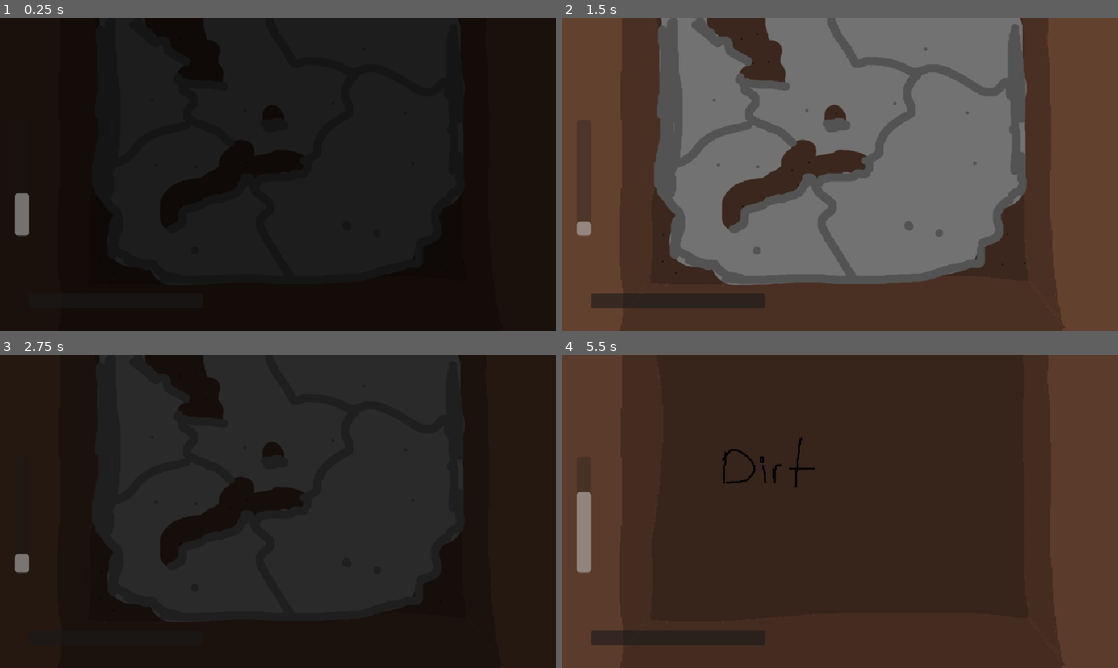
Above: before the commit, frames 1-4 (two rows, left to right).
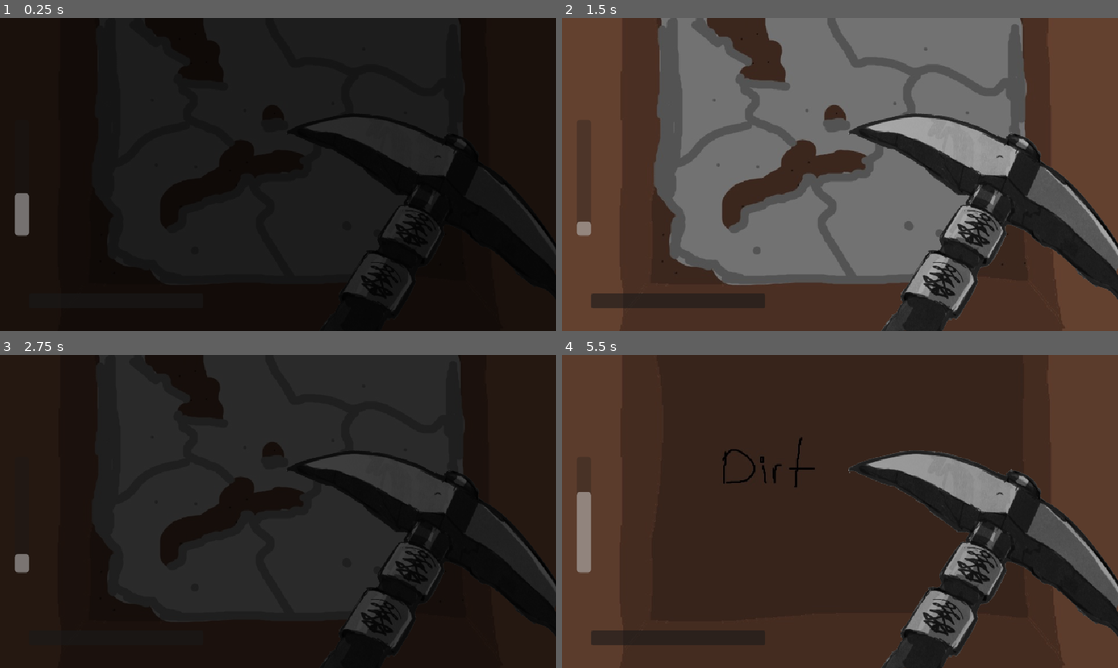
Above: after the commit, the same moments.

Repository: TezzyBear/brackeys-2025-2
Game: Godot game, scene res://scenes/game.tscn
Same seed, same stepped clock (60 frames per second), same inputs: the game is played once before the commit and once after it.
Inputs (mouse positions are in pixels of both pictures, inside the frame that each line leads up to):
- Up to frame 1 (0.25 s): no input
- Up to frame 2 (1.5 s): move the mouse to (962, 158) at 0.52 s; click (962, 158) at 0.6 s; tap Enter at 1.25 s; move the mouse to (728, 190) at 1.27 s; click (728, 190) at 1.35 s
- Up to frame 3 (2.75 s): move the mouse to (333, 442) at 2.02 s; click (333, 442) at 2.1 s
- Up to frame 4 (5.5 s): move the mouse to (812, 574) at 2.77 s; click (812, 574) at 2.85 s; move the mouse to (1006, 558) at 3.52 s; click (1006, 558) at 3.6 s; move the mouse to (673, 464) at 4.27 s; click (673, 464) at 4.35 s; move the mouse to (867, 511) at 5.02 s; click (867, 511) at 5.1 s

The runs differ from the first frame. In frame 1, 0.5% of the frame differs, in the area x 53-100%, y 36-98%; in frame 2, 14%, in the area x 51-100%, y 30-100%; in frame 3, 5.0%; in frame 4, 13%.

Commit message:
Added pick scene

Diff:
--- /dev/null
+++ b/pick.gd
@@ -0,0 +1,38 @@
+extends Node2D
+
+@onready var animation_player: AnimationPlayer = $AnimationPlayer
+
+var digging := false
+var digging_intensity := Enums.DIG_INTENSITY.LOW
+var hits_since_dig_start := 0
+const HITS_PER_INTENSITY := 3
+
+signal on_dig(intensity: Enums.DIG_INTENSITY)
+
+func _ready() -> void:
+	pass # Replace with function body.
+
+func _process(delta: float) -> void:
+	if Input.is_action_just_pressed("click"):
+		_start_digging()
+	if Input.is_action_just_released('click'):
+		_stop_digging()
+
+func _start_digging() -> void:
+	digging = true
+	hits_since_dig_start = 0
+	digging_intensity = 0
+	animation_player.play("pick")
+
+func _stop_digging() -> void:
+	digging = false
+
+	animation_player.stop()
+
+func _animation_player_dig_hit() -> void:
+	# TODO: Add sound
+	print("Hit!")
+	hits_since_dig_start += 1
+	var intensity = min((hits_since_dig_start - 1) / HITS_PER_INTENSITY, Enums.DIG_INTENSITY.HIGH)
+	on_dig.emit(intensity)
+	pass
--- /dev/null
+++ b/pick.tscn
@@ -0,0 +1,92 @@
+[gd_scene load_steps=6 format=3 uid="uid://b3uocdmladqm4"]
+
+[ext_resource type="Texture2D" uid="uid://dvhgpdq7kp300" path="res://assets/pick_mock.png" id="1_egge6"]
+[ext_resource type="Script" uid="uid://bjl8xrie0wy7s" path="res://pick.gd" id="1_qch5m"]
+
+[sub_resource type="Animation" id="Animation_egge6"]
+resource_name = "pick"
+loop_mode = 1
+tracks/0/type = "value"
+tracks/0/imported = false
+tracks/0/enabled = true
+tracks/0/path = NodePath("Sprite:rotation")
+tracks/0/interp = 1
+tracks/0/loop_wrap = true
+tracks/0/keys = {
+"times": PackedFloat32Array(0, 0.5, 0.6, 0.9),
+"transitions": PackedFloat32Array(1, 1, 1, 1),
+"update": 0,
+"values": [0.0, 0.172828, -1.18714, 0.0]
+}
+tracks/1/type = "value"
+tracks/1/imported = false
+tracks/1/enabled = true
+tracks/1/path = NodePath("Sprite:position")
+tracks/1/interp = 1
+tracks/1/loop_wrap = true
+tracks/1/keys = {
+"times": PackedFloat32Array(0, 0.5, 0.6, 0.9),
+"transitions": PackedFloat32Array(1, 1, 1, 1),
+"update": 0,
+"values": [Vector2(728, 352), Vector2(762, 217), Vector2(538, 256), Vector2(728, 352)]
+}
+tracks/2/type = "method"
+tracks/2/imported = false
+tracks/2/enabled = true
+tracks/2/path = NodePath(".")
+tracks/2/interp = 1
+tracks/2/loop_wrap = true
+tracks/2/keys = {
+"times": PackedFloat32Array(0.6),
+"transitions": PackedFloat32Array(1),
+"values": [{
+"args": [],
+"method": &"_animation_player_dig_hit"
+}]
+}
+
+[sub_resource type="Animation" id="Animation_qch5m"]
+length = 0.001
+tracks/0/type = "value"
+tracks/0/imported = false
+tracks/0/enabled = true
+tracks/0/path = NodePath("Sprite:rotation")
+tracks/0/interp = 1
+tracks/0/loop_wrap = true
+tracks/0/keys = {
+"times": PackedFloat32Array(0),
+"transitions": PackedFloat32Array(1),
+"update": 0,
+"values": [0.0]
+}
+tracks/1/type = "value"
+tracks/1/imported = false
+tracks/1/enabled = true
+tracks/1/path = NodePath("Sprite:position")
+tracks/1/interp = 1
+tracks/1/loop_wrap = true
+tracks/1/keys = {
+"times": PackedFloat32Array(0),
+"transitions": PackedFloat32Array(1),
+"update": 0,
+"values": [Vector2(728, 352)]
+}
+
+[sub_resource type="AnimationLibrary" id="AnimationLibrary_qch5m"]
+_data = {
+&"RESET": SubResource("Animation_qch5m"),
+&"pick": SubResource("Animation_egge6")
+}
+
+[node name="Pick" type="Node2D"]
+script = ExtResource("1_qch5m")
+
+[node name="Sprite" type="Sprite2D" parent="."]
+position = Vector2(728, 352)
+scale = Vector2(0.473641, 0.644558)
+texture = ExtResource("1_egge6")
+
+[node name="AnimationPlayer" type="AnimationPlayer" parent="."]
+libraries = {
+&"": SubResource("AnimationLibrary_qch5m")
+}
--- a/scenes/dig.tscn
+++ b/scenes/dig.tscn
@@ -1,6 +1,7 @@
-[gd_scene load_steps=3 format=3 uid="uid://cun7vhbhw8oyh"]
+[gd_scene load_steps=4 format=3 uid="uid://cun7vhbhw8oyh"]
 
 [ext_resource type="Script" uid="uid://degi8mgv1o5lo" path="res://scripts/dig_scene_manager.gd" id="1_cd2qk"]
+[ext_resource type="PackedScene" uid="uid://b3uocdmladqm4" path="res://pick.tscn" id="3_2j10d"]
 [ext_resource type="PackedScene" uid="uid://1s8icgqleh81" path="res://scenes/ui/canvas_ui.tscn" id="3_mhjl4"]
 
 [node name="Dig" type="Node2D"]
@@ -16,4 +17,6 @@
 grow_vertical = 2
 metadata/_edit_use_anchors_ = true
 
+[node name="Pick" parent="CanvasGame" instance=ExtResource("3_2j10d")]
+
 [node name="CanvasUI" parent="." instance=ExtResource("3_mhjl4")]
--- a/scripts/enums.gd
+++ b/scripts/enums.gd
@@ -22,3 +22,9 @@
 	GOLD_PATH,
 	DIRT_PATH,
 }
+
+enum DIG_INTENSITY {
+	LOW,
+	MID,
+	HIGH
+}
Binary file added: assets/pick_mock.png
Not shown, added: assets/pick_mock.png.import
Not shown, added: pick.gd.uid
